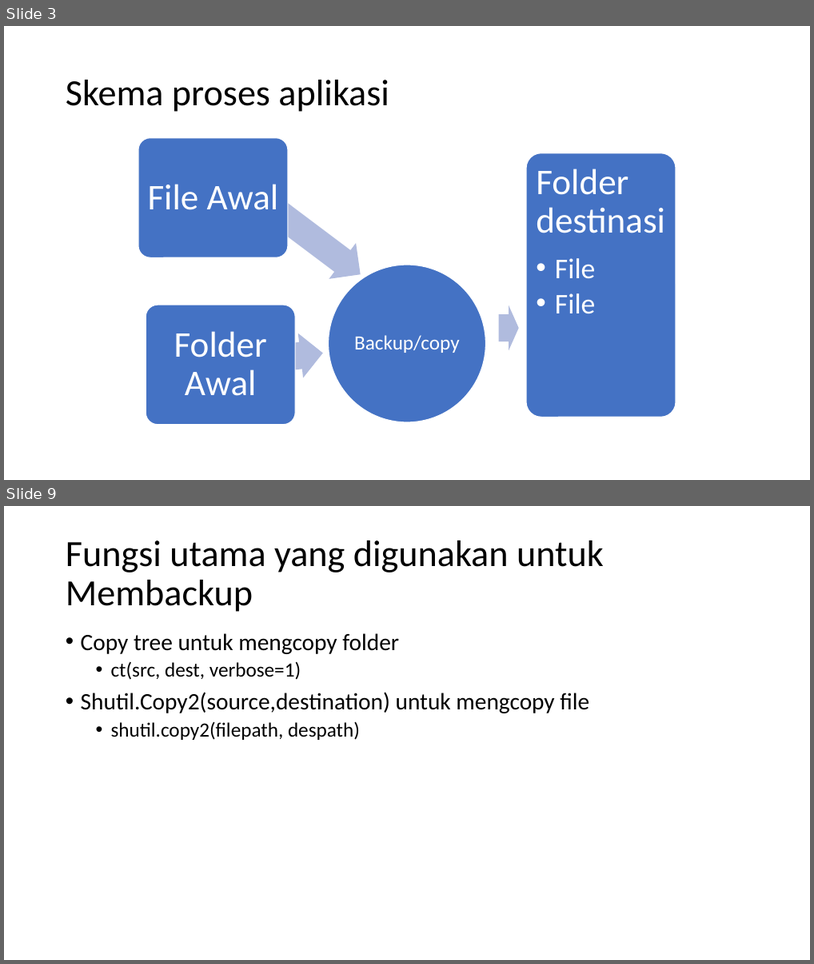
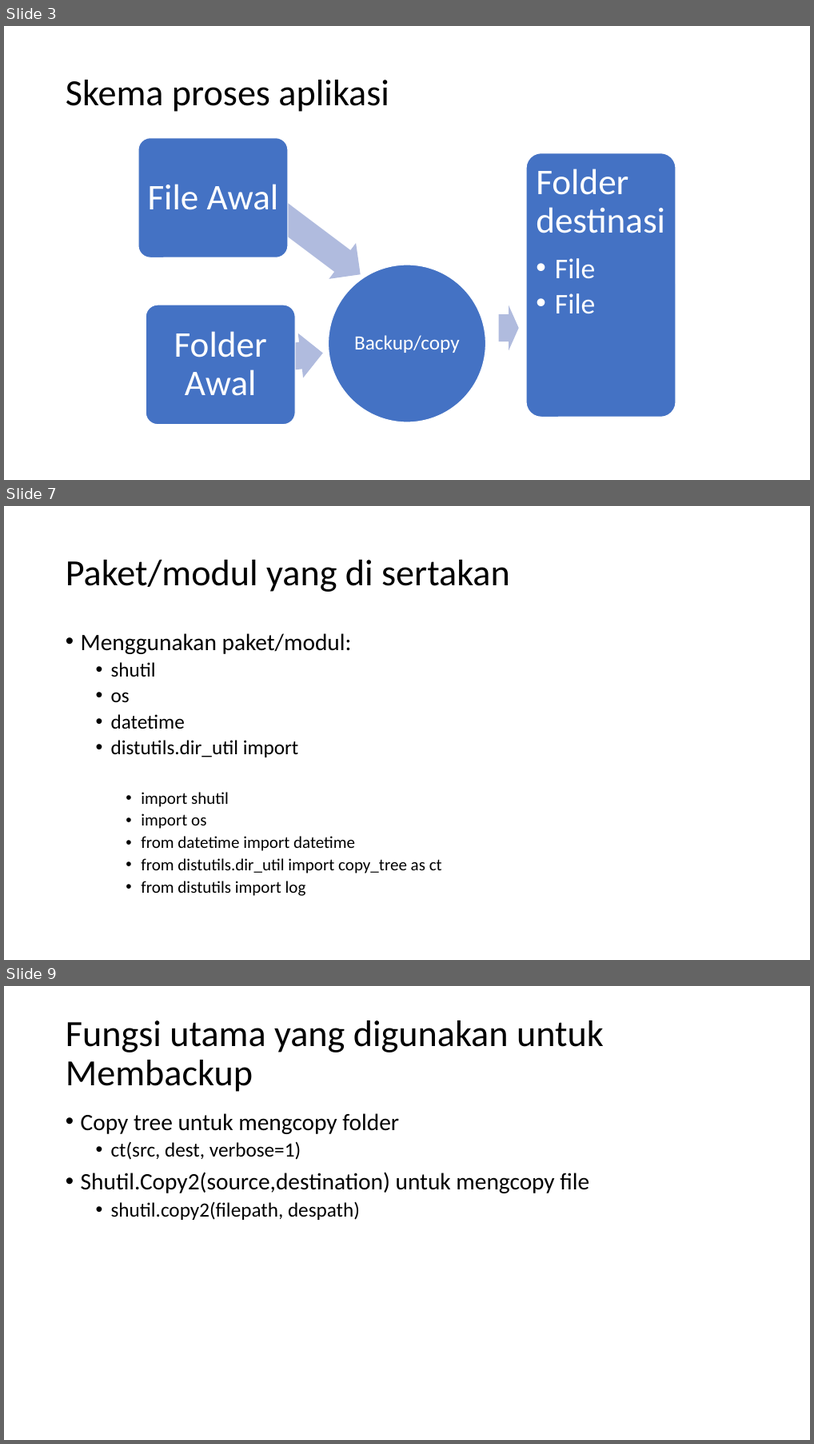
Before and after one commit to skeith/backupr, a slide deck: Aplikasi Backup file atau folder dengan Python-tkinter_baru.pptx. Shown one above the other, each under a label of ours: slides 3 and 9 before the commit, slides 3, 7 and 9 after it; the slides between them are not shown. The pictures are 814x964 and 814x1444 pixels, drawn with LibreOffice and Linux fonts; fonts in the diff are those of the drawing. Boxes give left, top, right and bottom in pixels: in the first picture for what was removed or moved away, otherwise in the second. Text is boxed around its words. In the diff, an @@ line names an element or a change of style, - is before the commit and + after.

```diff
--- a/Aplikasi Backup file atau folder dengan Python-tkinter_baru.pptx
+++ b/Aplikasi Backup file atau folder dengan Python-tkinter_baru.pptx
@@ slide 7 added at box(4, 506, 810, 960), background #FFFFFF @@
@@ title added at box(66, 560, 510, 592), 44 pt, text #000000 @@
+Paket/modul yang di sertakan
@@ text added at box(81, 633, 442, 896), 20 pt, text #000000 @@
+• Menggunakan paket/modul:
+  • shutil
+  • os
+  • datetime
+  • distutils.dir_util import
+    • import shutil
+    • import os
+    • from datetime import datetime
+    • from distutils.dir_util import copy_tree as ct
+    • from distutils import log
```
Also in this commit, not shown: 6 slides changed, 7 other slides added, 1 slide removed.
